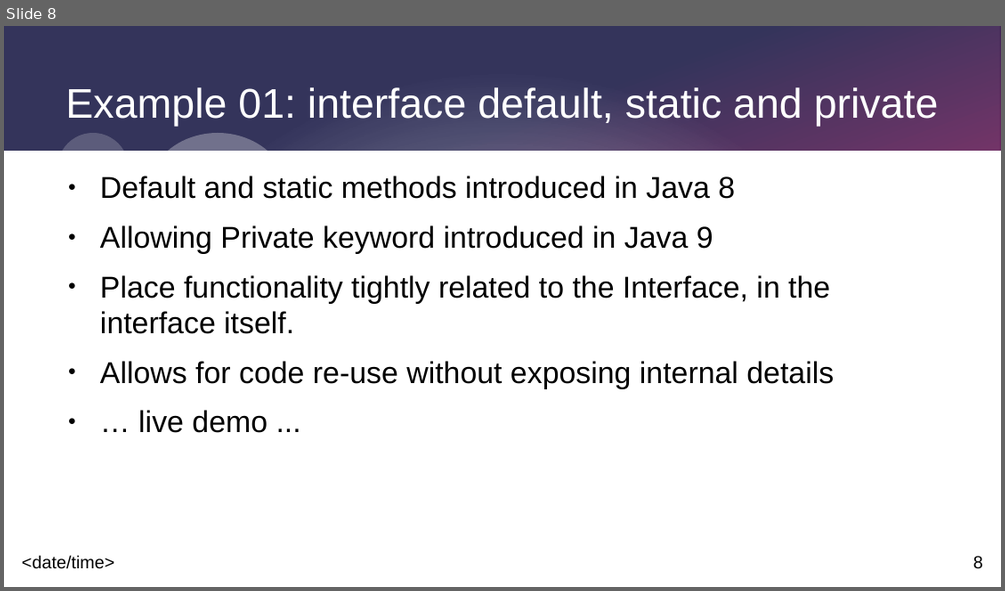
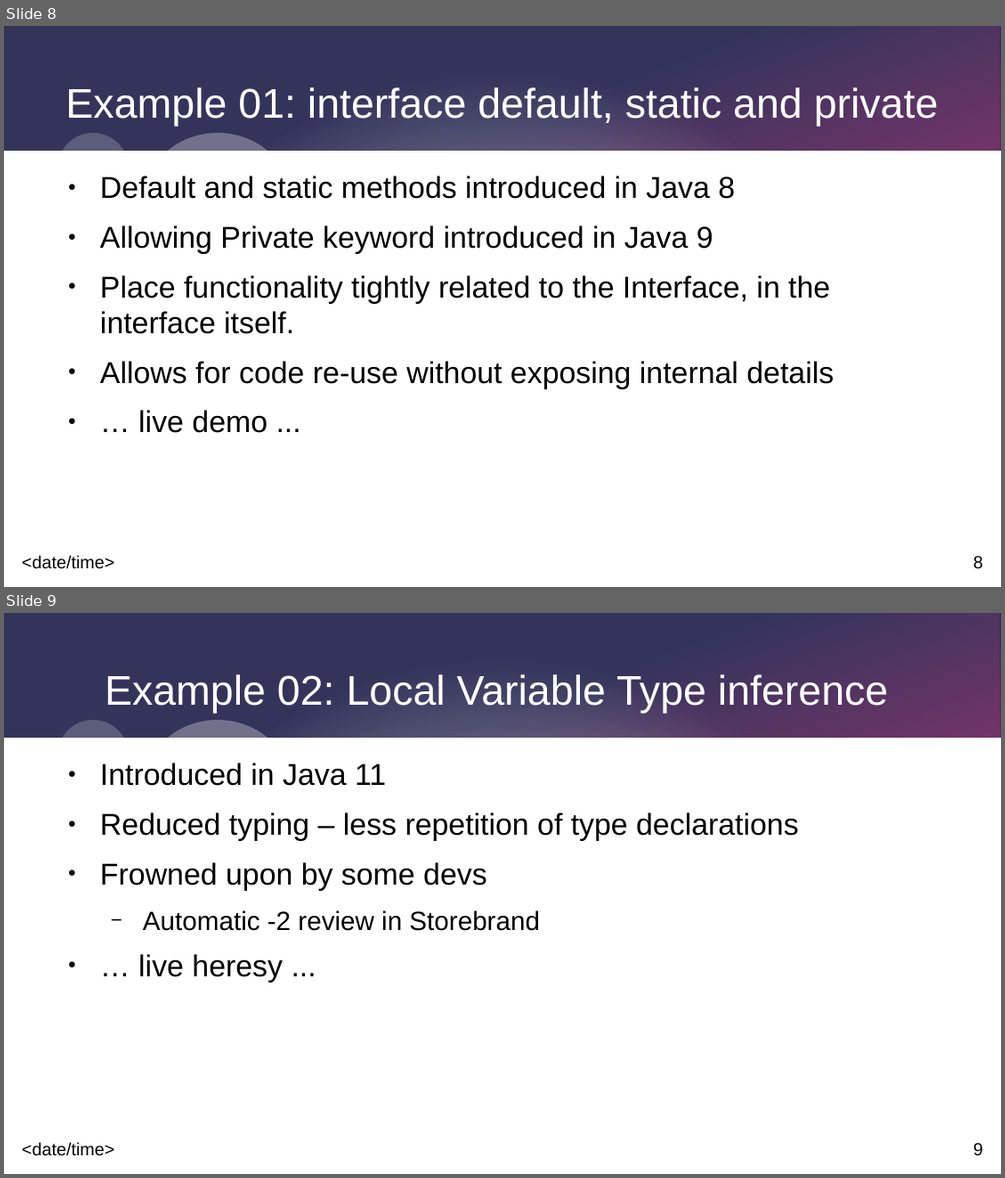
Before and after one commit to johnnyegel/Talk_JavaLatestAndGreatest, a slide deck: Presentation/JavaLatestAndGreatest.odp. Shown one above the other, each under a label of ours: slide 8 before the commit, slides 8 and 9 after it. The pictures are 1005x591 and 1005x1178 pixels, drawn with LibreOffice and Linux fonts; fonts in the diff are those of the drawing. Boxes give left, top, right and bottom in pixels: in the first picture for what was removed or moved away, otherwise in the second. Text is boxed around its words. In the diff, an @@ line names an element or a change of style, - is before the commit and + after.

Commit message:
Added second example

```diff
--- a/Presentation/JavaLatestAndGreatest.odp
+++ b/Presentation/JavaLatestAndGreatest.odp
@@ slide 9 added at bbox=[4, 613, 1001, 1174], background #FFFFFF; not listed: 9 template elements that a slide beside it also shows @@
@@ title added at bbox=[105, 674, 888, 713], 33 pt, text #FFFFFF @@
+Example 02: Local Variable Type inference
@@ text added at bbox=[100, 763, 799, 982], 24 pt, text #000000 @@
+● Introduced in Java 11
+● Reduced typing – less repetition of type declarations
+● Frowned upon by some devs
+  − Automatic -2 review in Storebrand
+● … live heresy ...
```
Also in this commit, not shown: 4 other files.
